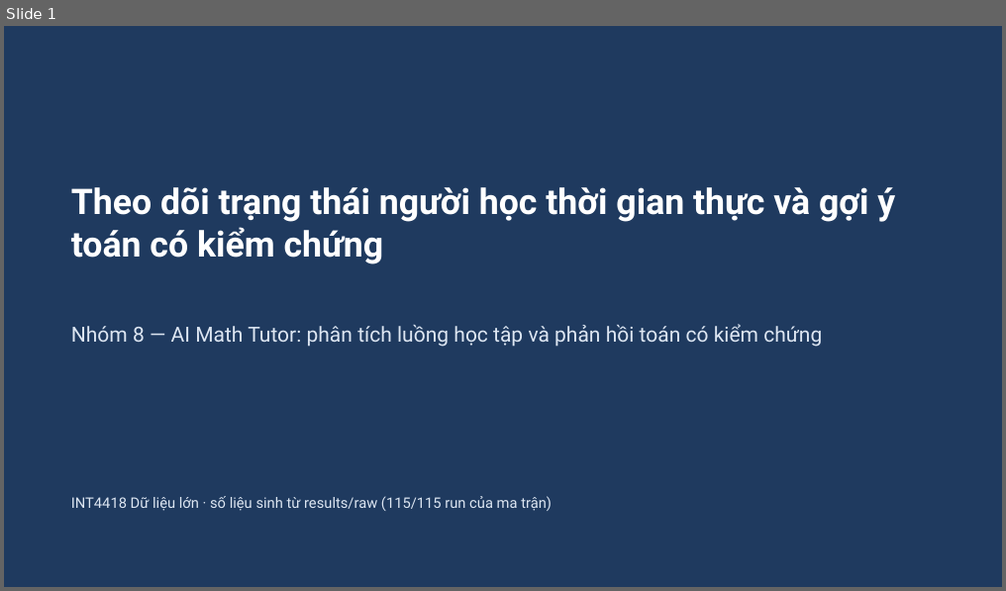
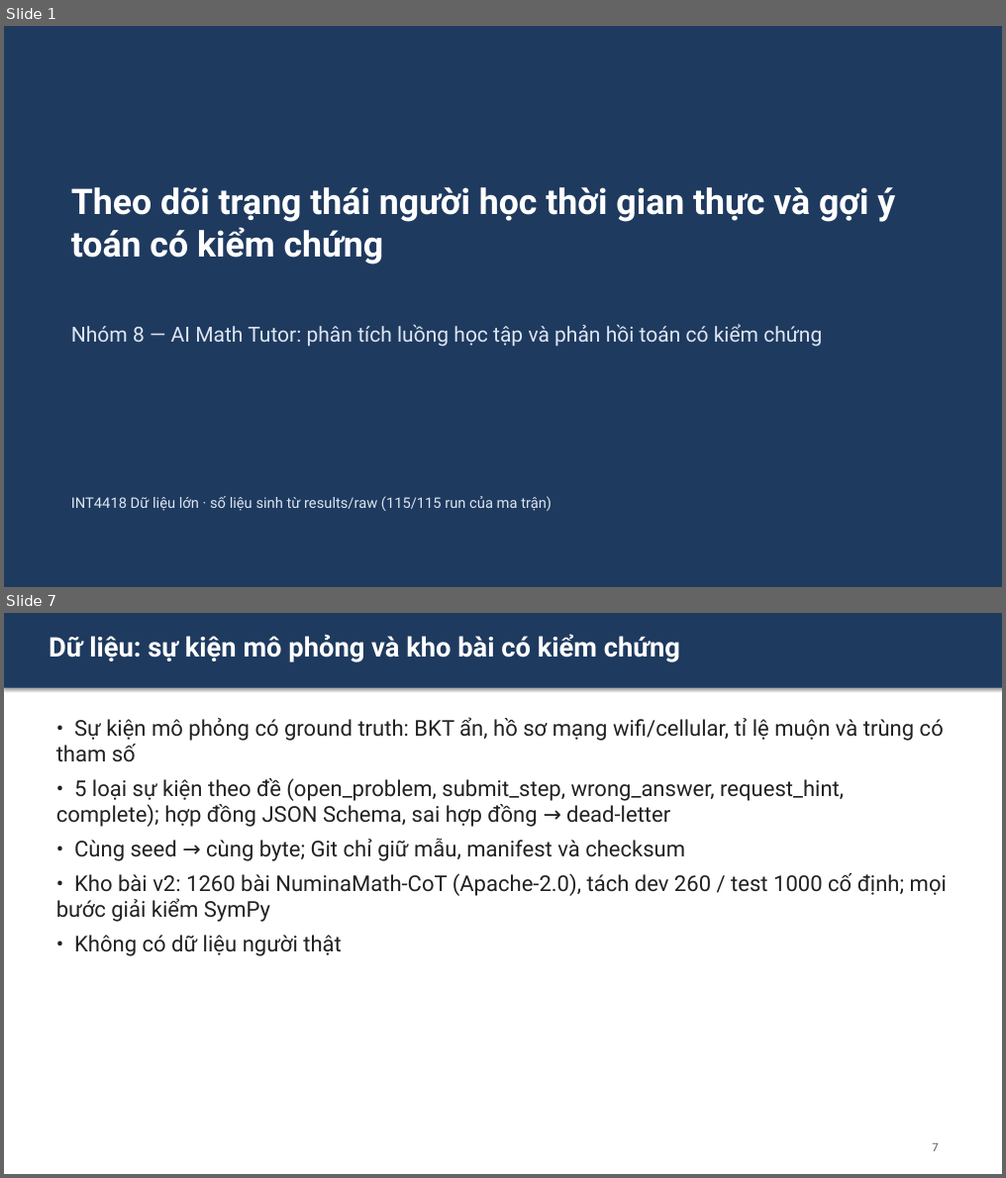
Before and after one commit to vankcdhv/ai-math-tutor, a slide deck: slides/slide.pptx. Shown one above the other, each under a label of ours: slide 1 before the commit, slides 1 and 7 after it; the slides between them are not shown. The pictures are 1006x591 and 1006x1178 pixels, drawn with LibreOffice and Linux fonts; fonts in the diff are those of the drawing. Boxes give left, top, right and bottom in pixels: in the first picture for what was removed or moved away, otherwise in the second. Text is boxed around its words. In the diff, an @@ line names an element or a change of style, - is before the commit and + after.

```diff
--- a/slides/slide.pptx
+++ b/slides/slide.pptx
@@ slide 7 added at box(4, 613, 1002, 1174), background #FFFFFF @@
@@ rectangle added at box(4, 613, 1002, 688), fill #1F3A5F @@
@@ text added at box(49, 634, 680, 663), 26 pt, text #FFFFFF, bold @@
+Dữ liệu: sự kiện mô phỏng và kho bài có kiểm chứng
@@ text added at box(56, 717, 946, 957), 21 pt, text #222222 @@
+• Sự kiện mô phỏng có ground truth: BKT ẩn, hồ sơ mạng wifi/cellular, tỉ lệ muộn và trùng có tham số
+• 5 loại sự kiện theo đề (open_problem, submit_step, wrong_answer, request_hint, complete); hợp đồng JSON Schema, sai hợp đồng → dead-letter
+• Cùng seed → cùng byte; Git chỉ giữ mẫu, manifest và checksum
+• Kho bài v2: 1260 bài NuminaMath-CoT (Apache-2.0), tách dev 260 / test 1000 cố định; mọi bước giải kiểm SymPy
+• Không có dữ liệu người thật
@@ text added at box(932, 1144, 938, 1152), 11 pt, text #555555 @@
+7
```
Also in this commit, not shown: 15 slides changed, 3 other slides added, 2 slides removed.
